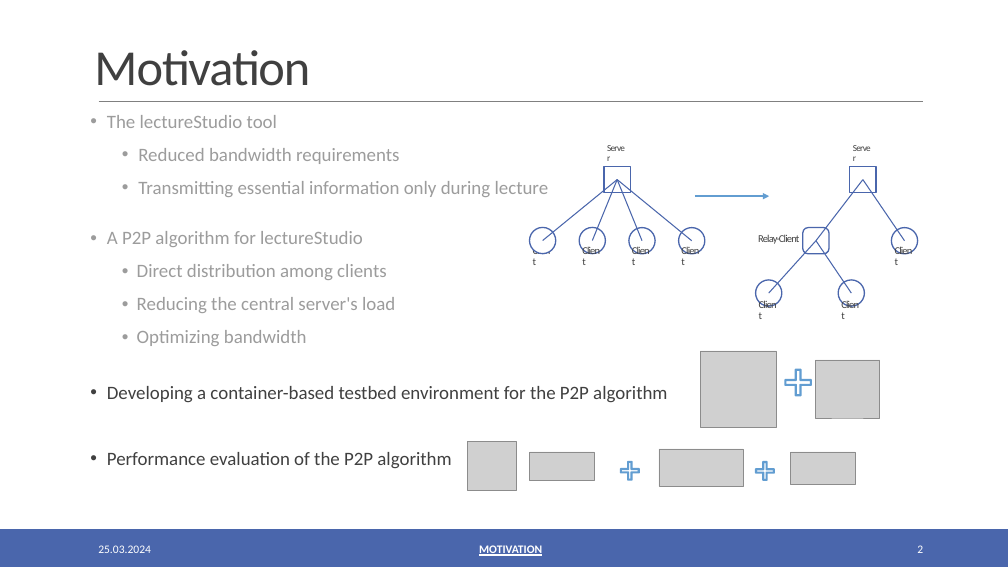
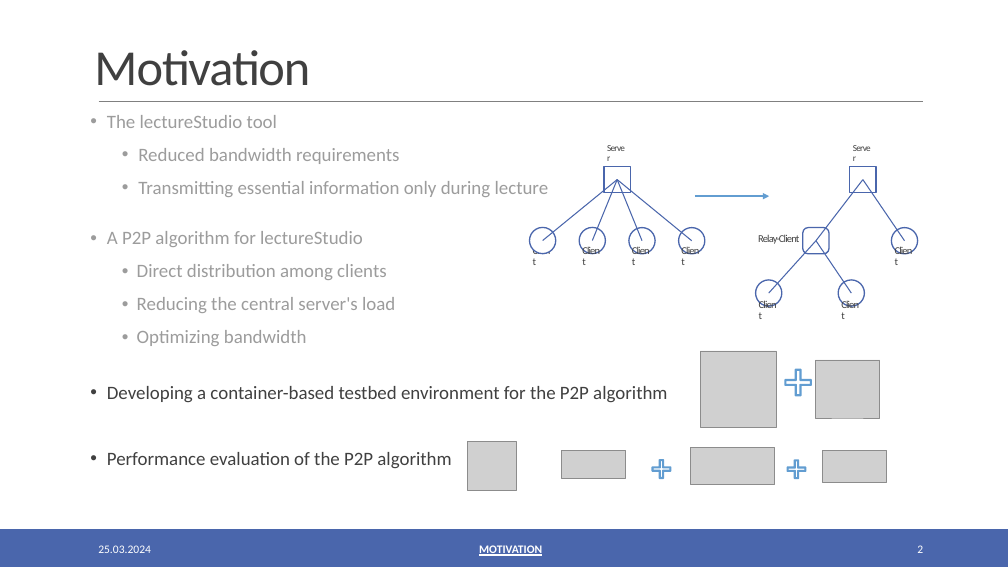
Before and after one commit to oezcankaraca/abschlussvortrag, a slide deck: slide 2 of Abschlussvortrag.pptx. Drawn at 1008x567 pixels with LibreOffice and Linux fonts; fonts in the diff are those of the drawing; grey boxes stand for pictures; background and template pictures are left out. Boxes give left, top, right and bottom in pixels: in the first picture for what was removed or moved away, otherwise in the second. Text is boxed around its words. In the diff, an @@ line names an element or a change of style, - is before the commit and + after.

```diff
--- a/Abschlussvortrag.pptx
+++ b/Abschlussvortrag.pptx
@@ 3 pictures, 2 freeform shapes: place and size @@
-3 pictures, 2 freeform shapes at [530,449,855,487]
+3 pictures, 2 freeform shapes at [562,448,887,485]
```
Also in this commit, not shown: 9 other slides changed, 2 other files.
